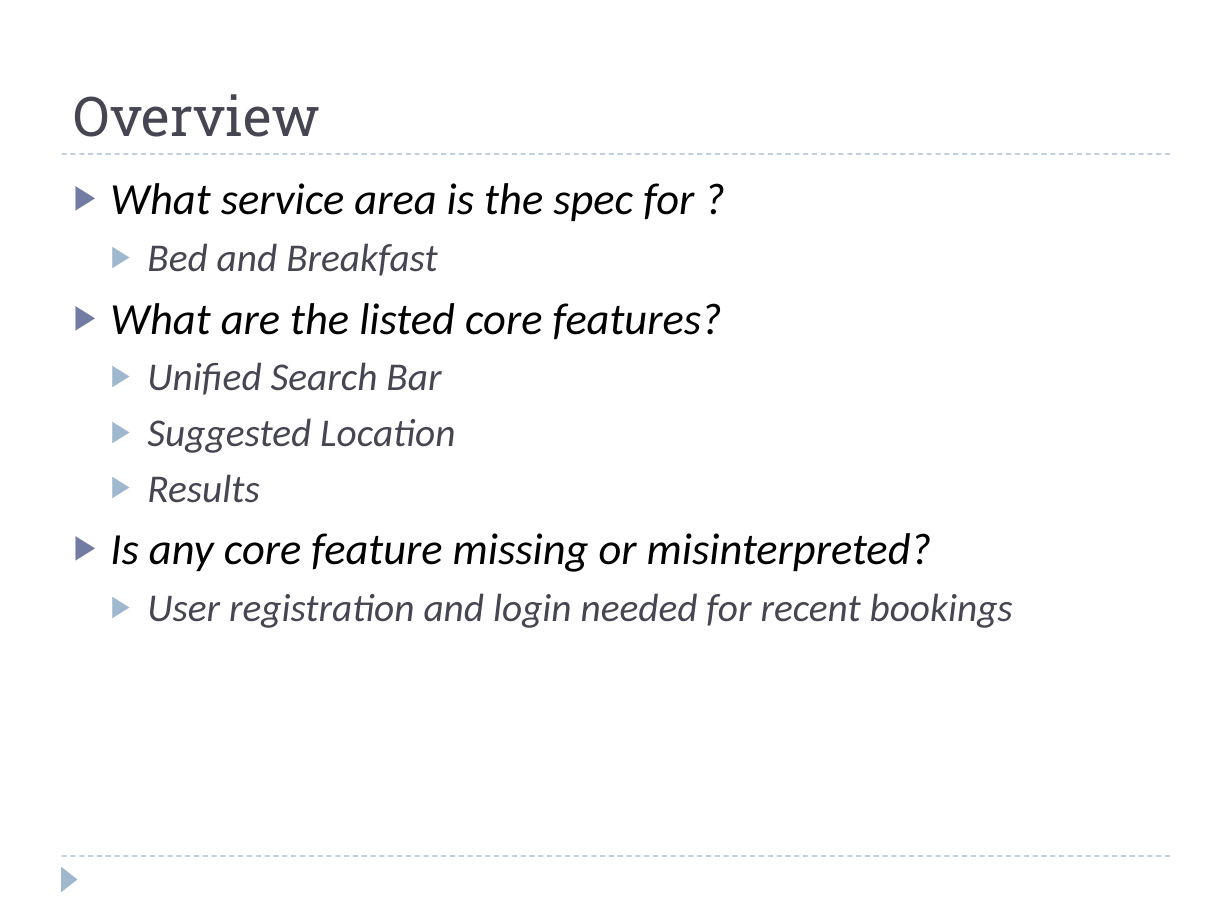
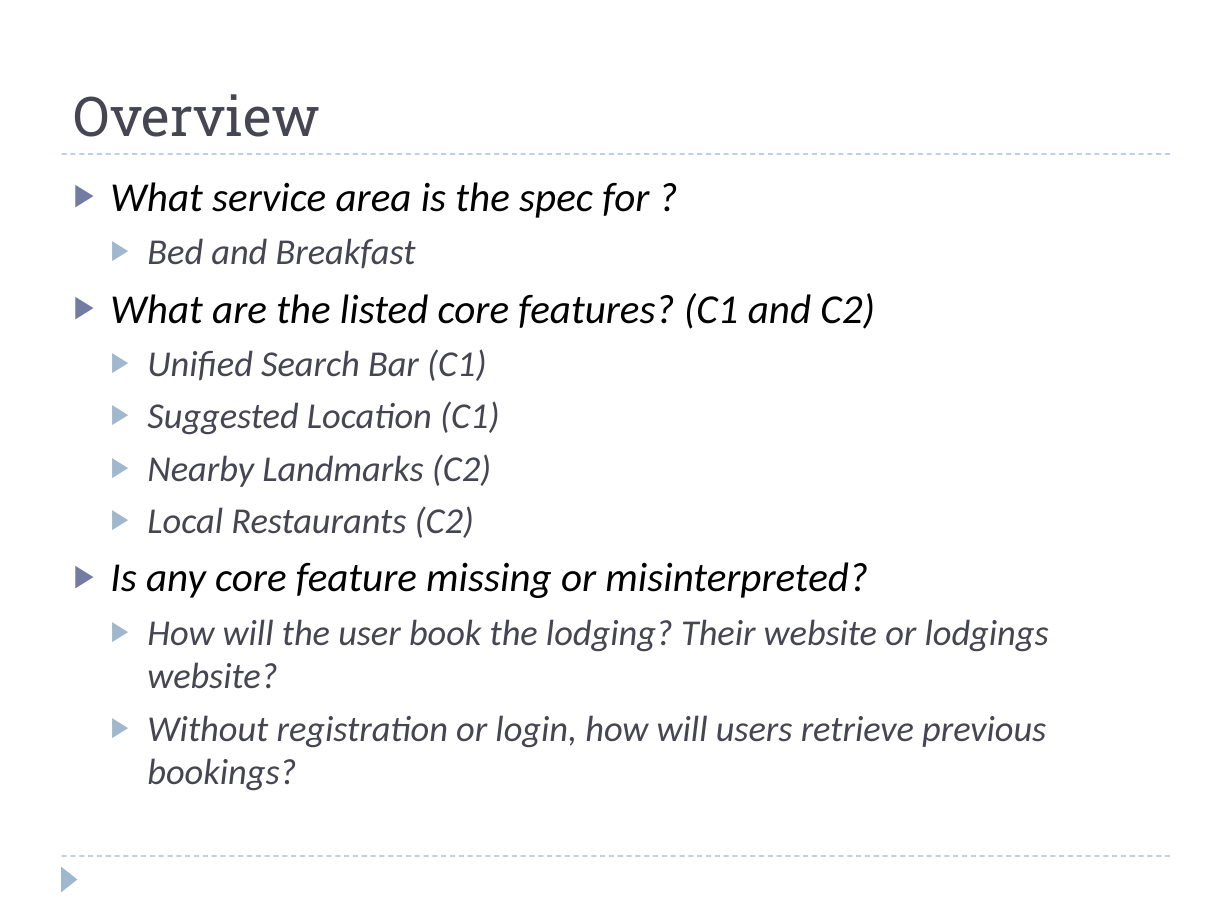
Before and after one commit to Lanzaa/CS160-2012, a slide deck: slide 2 of M1-B/group2M1PartB.ppt. Drawn at 1232x924 pixels with LibreOffice and Linux fonts; fonts in the diff are those of the drawing. Boxes give left, top, right and bottom in pixels: in the first picture for what was removed or moved away, otherwise in the second. Text is boxed around its words. In the diff, an @@ line names an element or a change of style, - is before the commit and + after.

```diff
--- a/M1-B/group2M1PartB.ppt
+++ b/M1-B/group2M1PartB.ppt
@@ text at (110,182,868,598): size 26 to 24.1 pt in "What service area is the spec for ...", "Is any core feature missing or misinterpreted?"; size 23 to 21.3 pt in "Bed and Breakfast" @@
@@ text at (110,293,875,538): text changed; size 23 to 21.3 pt @@
-▶ What are the listed core features?
-  ▶ Unified Search Bar
-  ▶ Suggested Location
-  ▶ Results
+▶ What are the listed core features? (C1 and C2)
+  ▶ Unified Search Bar (C1)
+  ▶ Suggested Location (C1)
+  ▶ Nearby Landmarks (C2)
+  ▶ Local Restaurants (C2)
@@ text at (147,619,1049,791): text changed; size 23 to 21.3 pt @@
-  ▶ User registration and login needed for recent bookings
+  ▶ How will the user book the lodging? Their website or lodgings website?
+  ▶ Without registration or login, how will users retrieve previous bookings?
```
Also in this commit, not shown: 5 other slides changed, 6 slides added.
